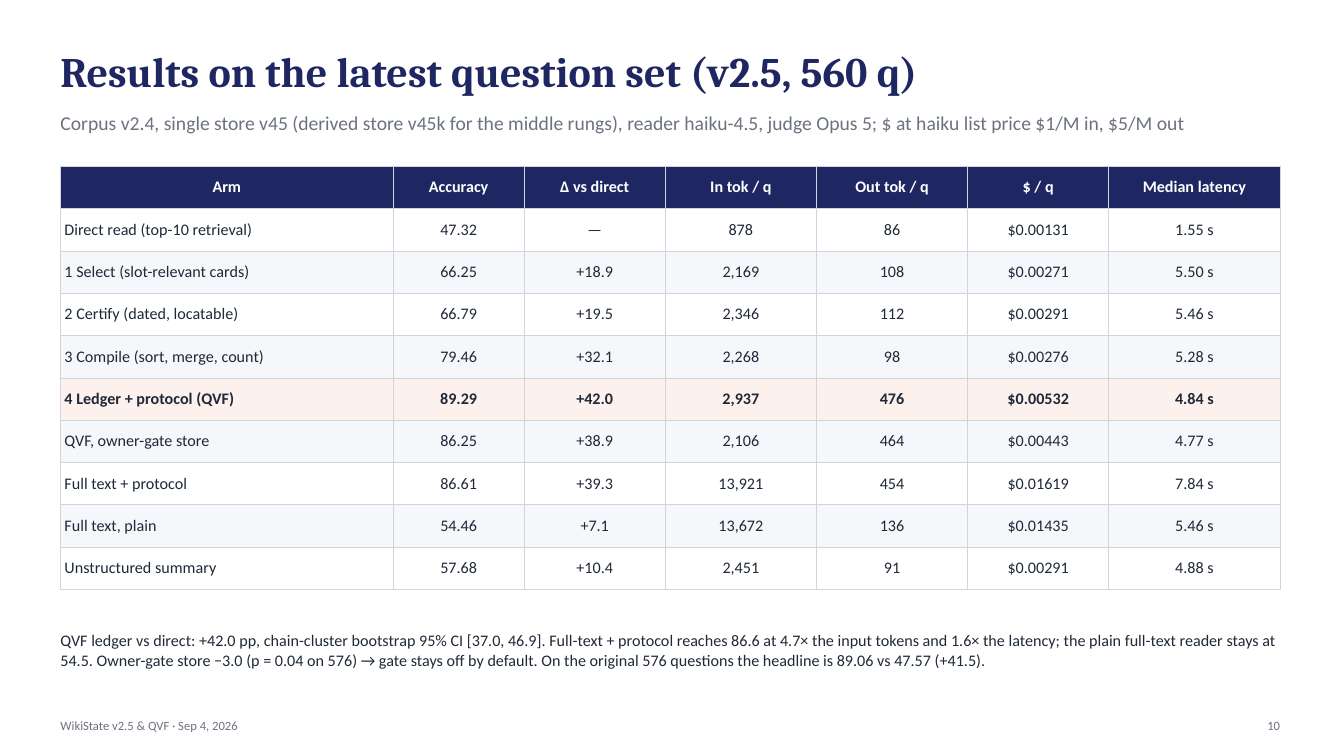
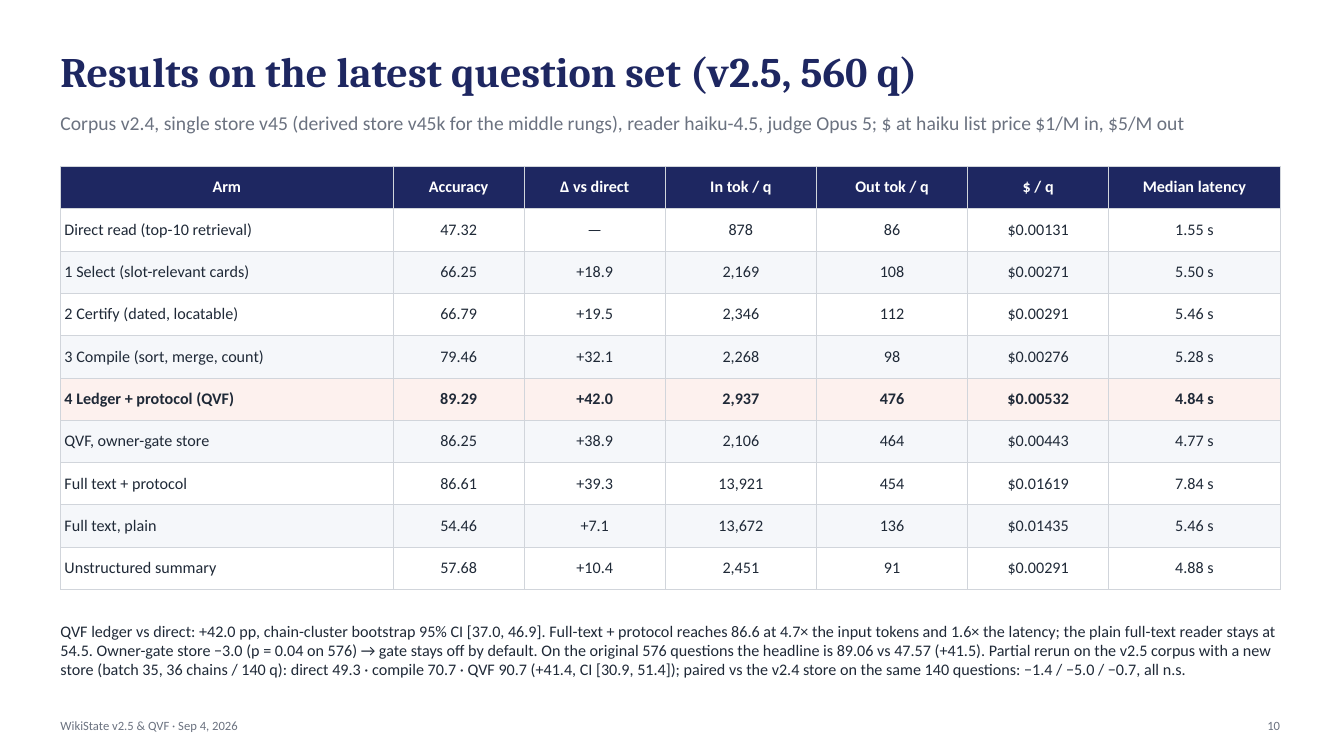
Before and after one commit to jeremyz12/qvf_withcontroller, a slide deck: slide 10 of results/weekly_report_20260904.pptx. Drawn at 1344x756 pixels with LibreOffice and Linux fonts; fonts in the diff are those of the drawing. Boxes give left, top, right and bottom in pixels: in the first picture for what was removed or moved away, otherwise in the second. Text is boxed around its words. In the diff, an @@ line names an element or a change of style, - is before the commit and + after.

```diff
--- a/results/weekly_report_20260904.pptx
+++ b/results/weekly_report_20260904.pptx
@@ text at (x1=60, y1=625, x2=1275, y2=678): text changed @@
-QVF ledger vs direct: +42.0 pp, chain-cluster bootstrap 95% CI [37.0, 46.9]. Full-text + protocol reaches 86.6 at 4.7× the input tokens and 1.6× the latency; the plain full-text reader stays at 54.5. Owner-gate store −3.0 (p = 0.04 on 576) → gate stays off by default. On the original 576 questions the headline is 89.06 vs 47.57 (+41.5).
+QVF ledger vs direct: +42.0 pp, chain-cluster bootstrap 95% CI [37.0, 46.9]. Full-text + protocol reaches 86.6 at 4.7× the input tokens and 1.6× the latency; the plain full-text reader stays at 54.5. Owner-gate store −3.0 (p = 0.04 on 576) → gate stays off by default. On the original 576 questions the headline is 89.06 vs 47.57 (+41.5). Partial rerun on the v2.5 corpus with a new store (batch 35, 36 chains / 140 q): direct 49.3 · compile 70.7 · QVF 90.7 (+41.4, CI [30.9, 51.4]); paired vs the v2.4 store on the same 140 questions: −1.4 / −5.0 / −0.7, all n.s.
```
Also in this commit, not shown: 3 other slides changed, 2 other files.
